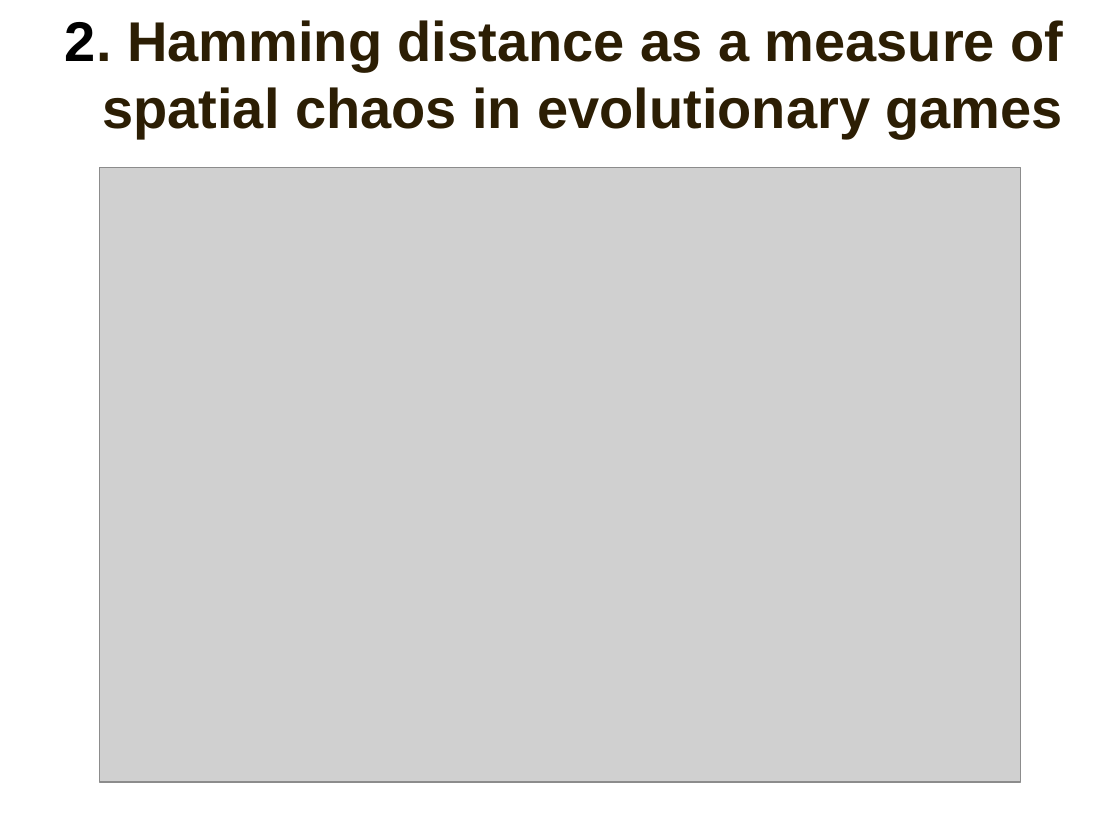
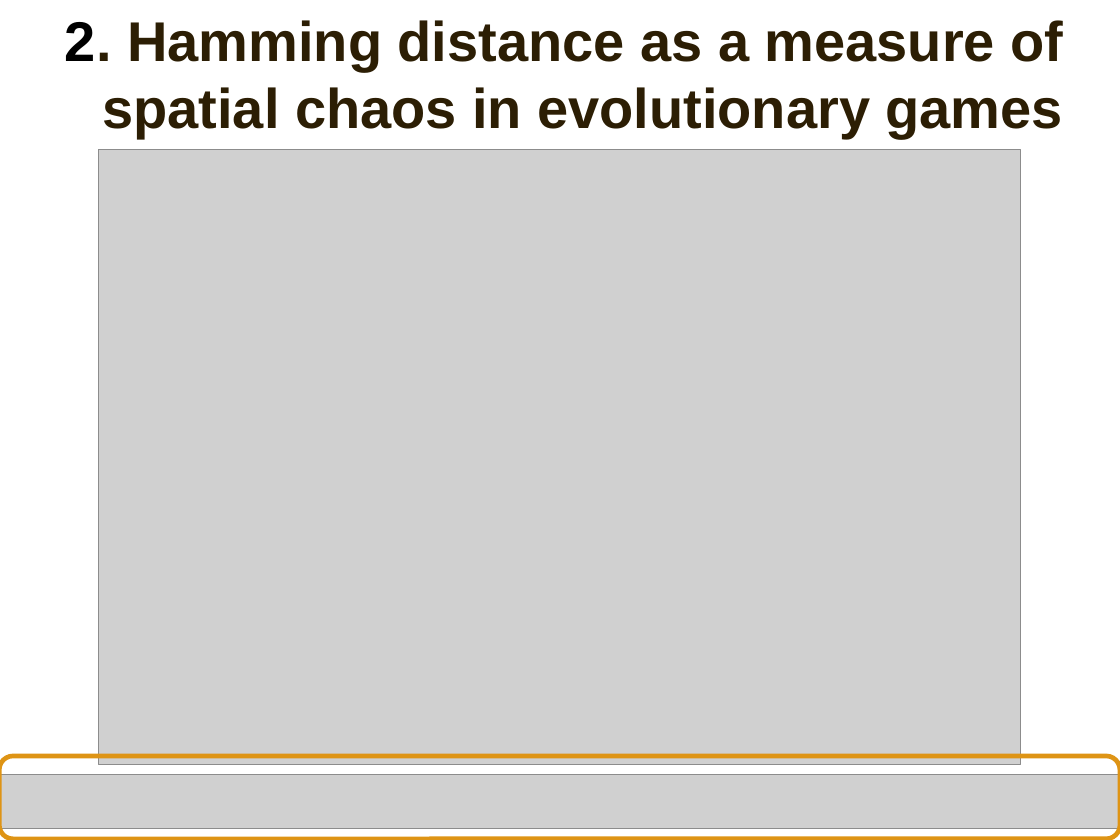
Before and after one commit to gasparalfaro/Tesis-Tesis, a slide deck: slide 9 of Presentacion/Thesis Presentation Gaspar Alfaro.pptx. Drawn at 1120x840 pixels with LibreOffice and Linux fonts; fonts in the diff are those of the drawing; grey boxes stand for pictures. Boxes give left, top, right and bottom in pixels: in the first picture for what was removed or moved away, otherwise in the second. Text is boxed around its words. In the diff, an @@ line names an element or a change of style, - is before the commit and + after.

```diff
--- a/Presentacion/Thesis Presentation Gaspar Alfaro.pptx
+++ b/Presentacion/Thesis Presentation Gaspar Alfaro.pptx
@@ picture: place and size @@
-picture at (100, 168, 1021, 783)
+picture at (99, 150, 1020, 765)
@@ picture added at (0, 775, 1119, 829) @@
@@ rounded rectangle added at (0, 756, 1120, 839), outline #DE9415 3 pt @@
```
Also in this commit, not shown: 26 other slides changed, 1 slide added.
